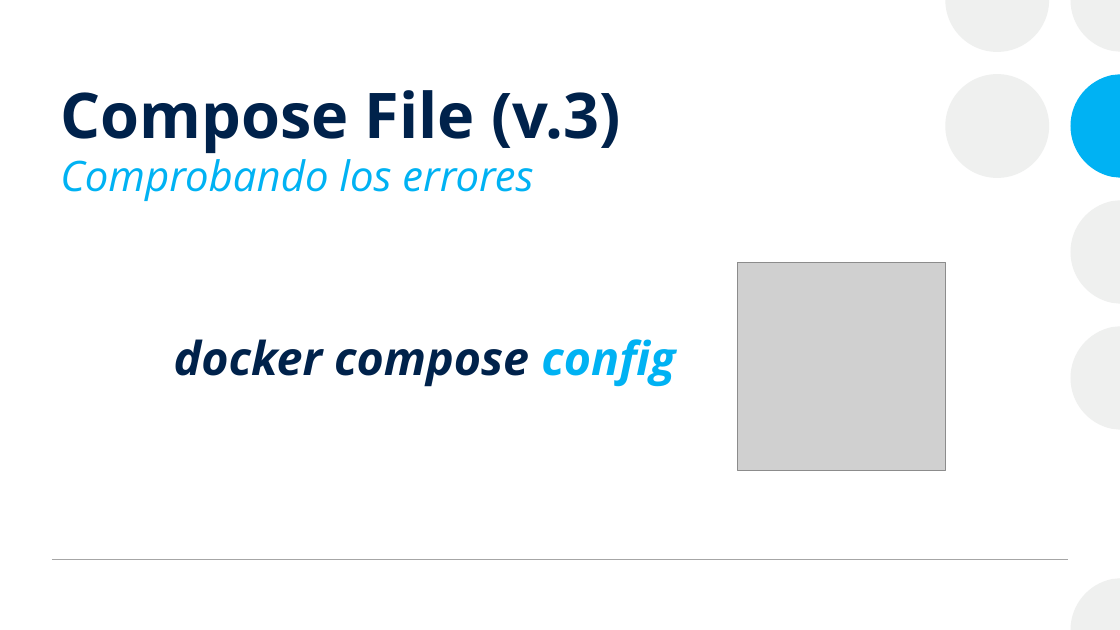
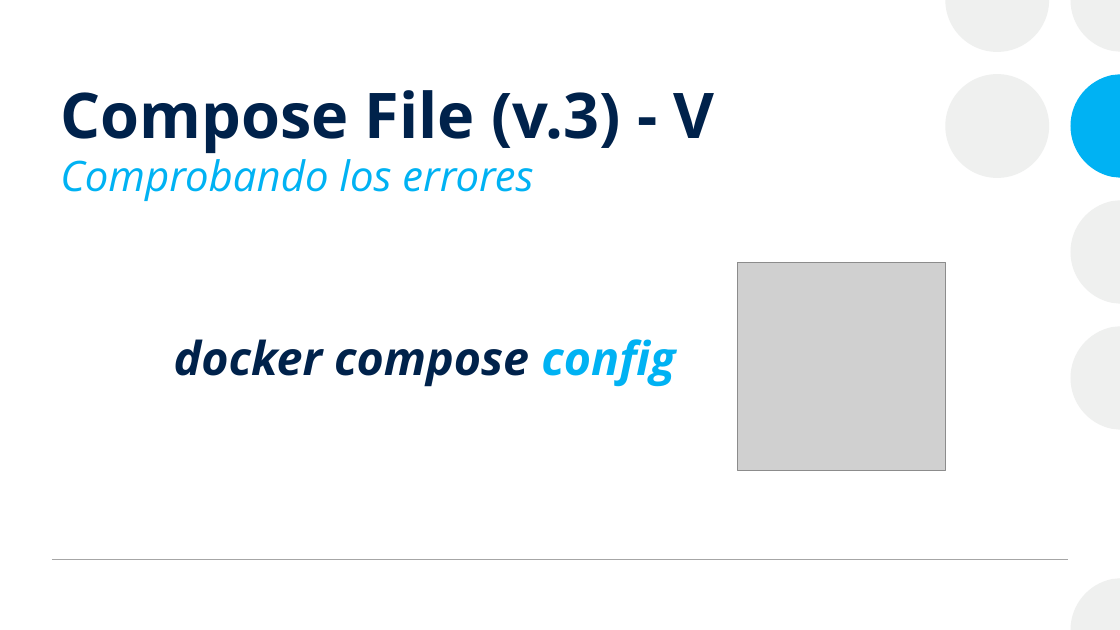
Before and after one commit to josanri/docker-workshop, a slide deck: slide 47 of Introducción a Docker.pptx (slide 46 before the commit). Drawn at 1120x630 pixels with LibreOffice and Linux fonts; fonts in the diff are those of the drawing; grey boxes stand for pictures. Boxes give left, top, right and bottom in pixels: in the first picture for what was removed or moved away, otherwise in the second. Text is boxed around its words. In the diff, an @@ line names an element or a change of style, - is before the commit and + after.

```diff
--- a/Introducción a Docker.pptx
+++ b/Introducción a Docker.pptx
@@ title at <box>60,90,715,153</box>: text changed @@
-Compose File (v.3)
+Compose File (v.3) - V
```
Also in this commit, not shown: 8 other slides changed, 1 slide added, 1 other file.
